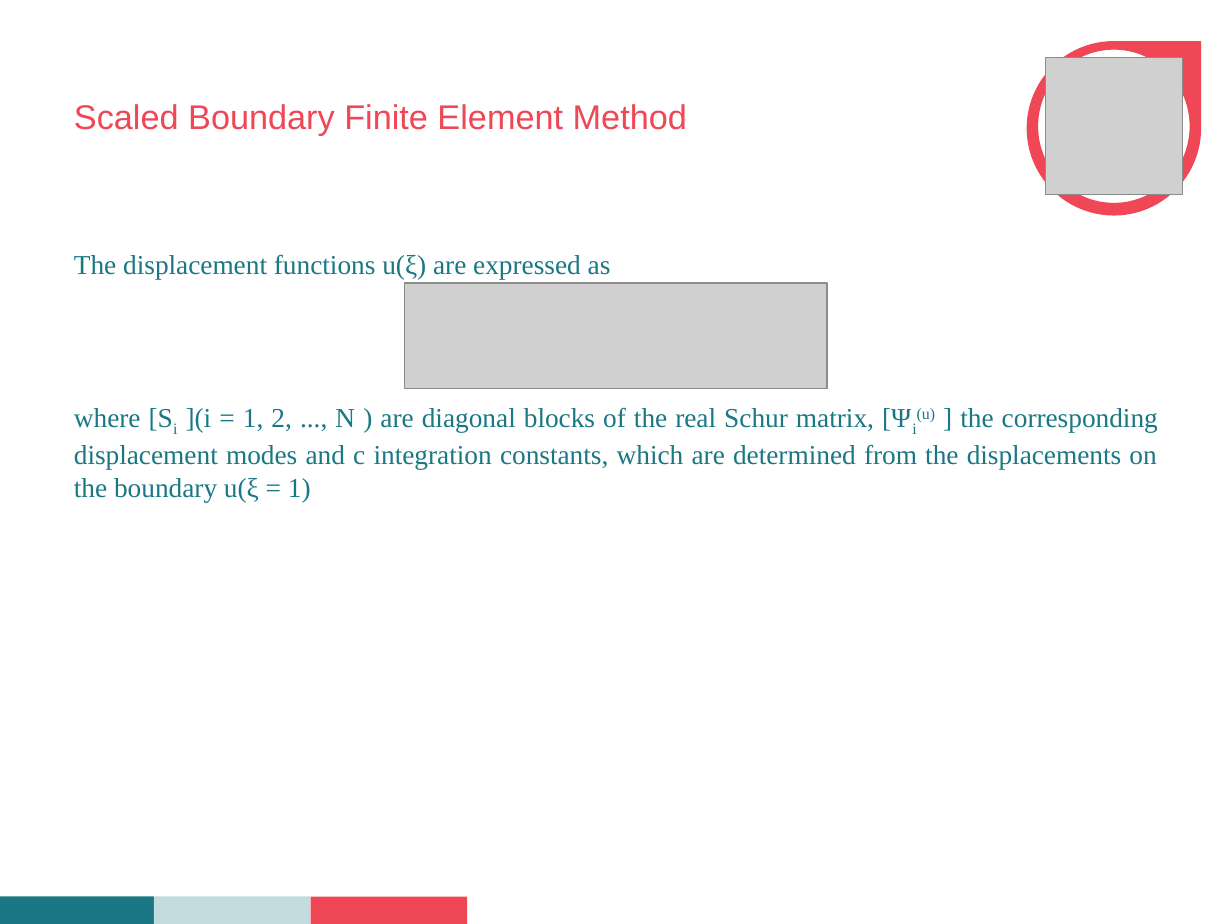
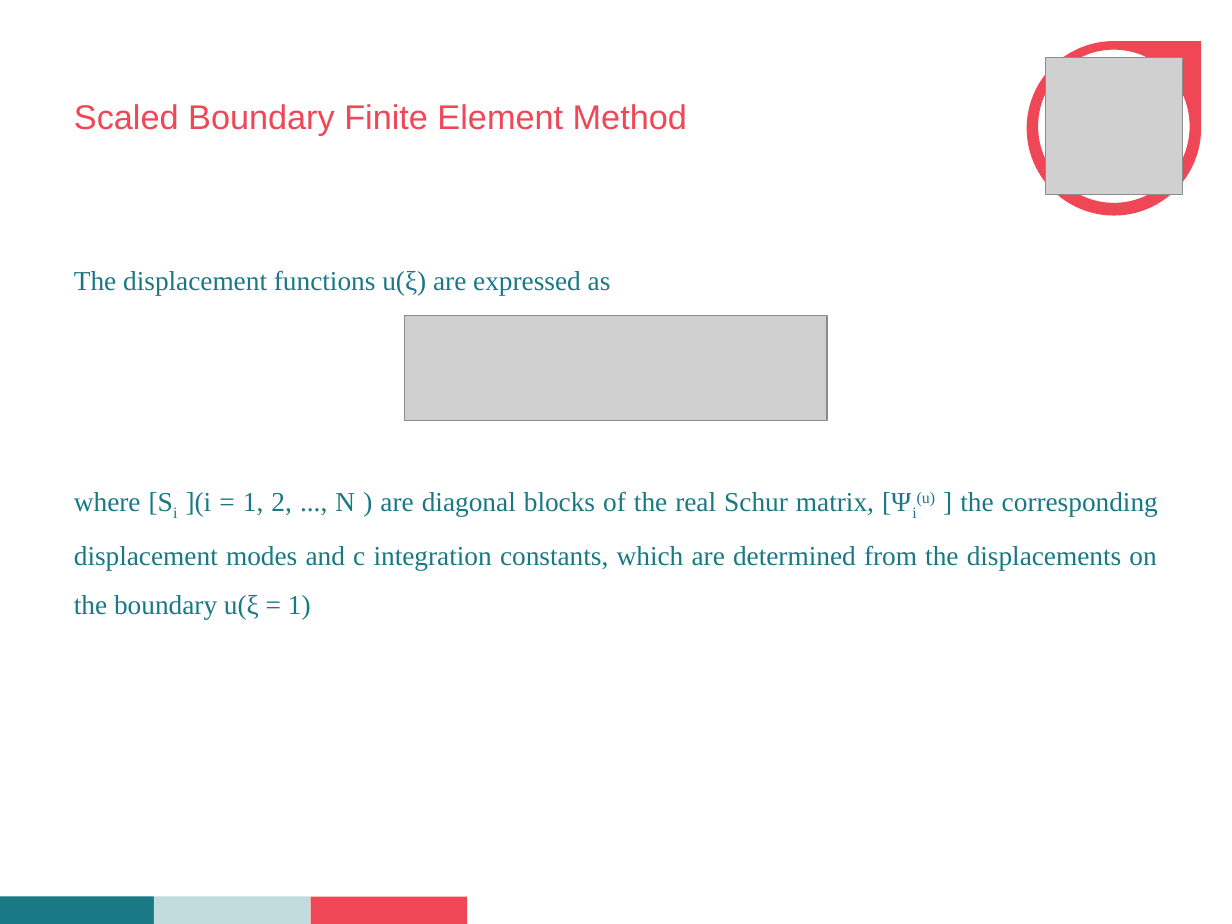
Before and after one commit to Abhinandan1996/seminar, a slide deck: slide 15 of seminar.pptx (slide 21 before the commit). Drawn at 1232x924 pixels with LibreOffice and Linux fonts; fonts in the diff are those of the drawing; grey boxes stand for pictures; background and template pictures are left out. Boxes give left, top, right and bottom in pixels: in the first picture for what was removed or moved away, otherwise in the second. Text is boxed around its words. In the diff, an @@ line names an element or a change of style, - is before the commit and + after.

```diff
--- a/seminar.pptx
+++ b/seminar.pptx
@@ text "The displacement functions u(ξ) are ..." at (74,270,1158,619): line spacing 1 to 1.5 @@
@@ picture: place and size @@
-picture at (405,283,828,388)
+picture at (405,315,828,420)
```
Also in this commit, not shown: 13 other slides changed, 1 slide added, 10 slides removed, 2 other files.
